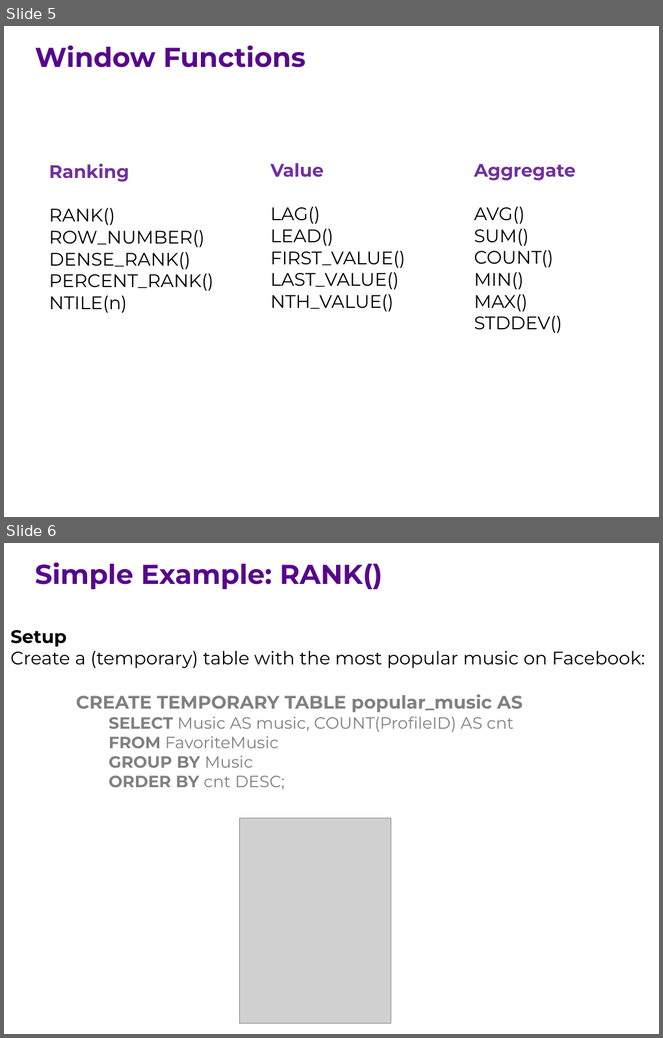
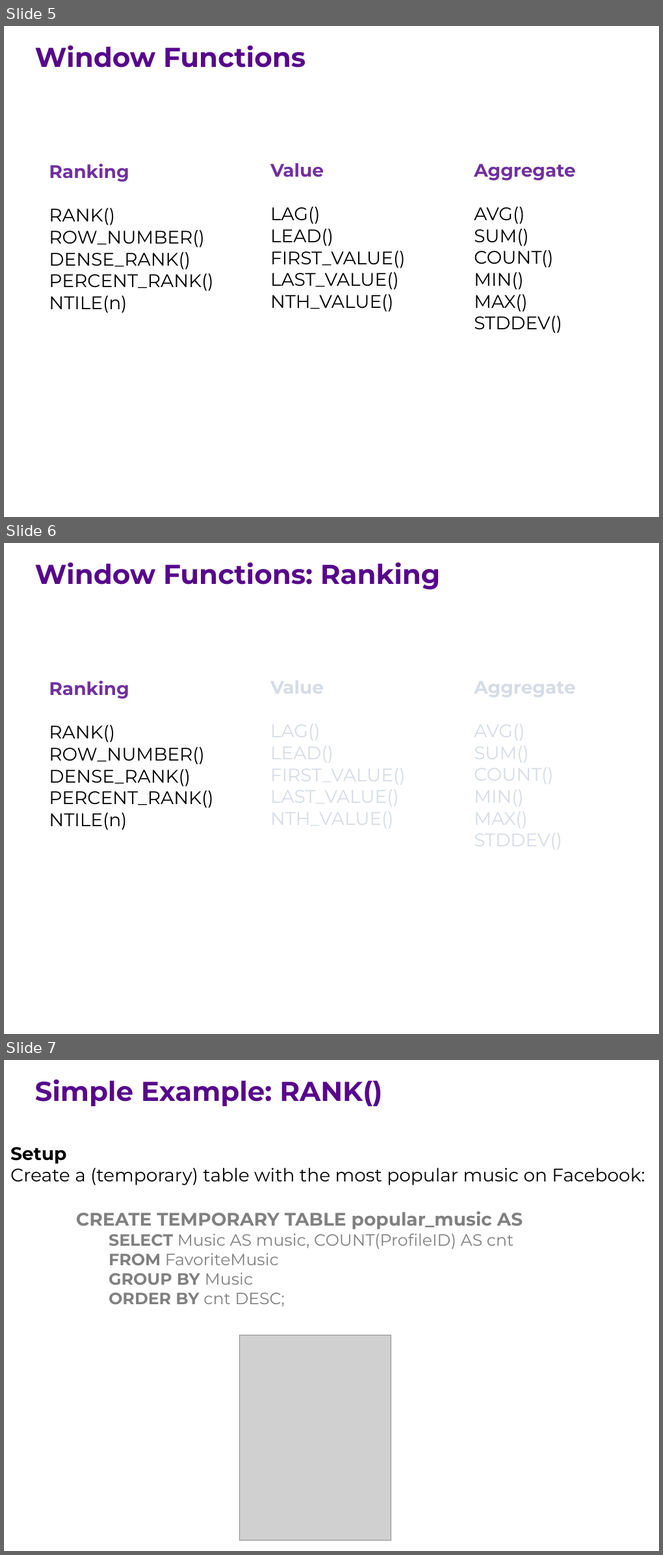
Before and after one commit to ipeirotis/introduction-to-databases, a slide deck: session7/G-Window_queries.pptx. Shown one above the other, each under a label of ours: slides 5 and 6 before the commit, slides 5, 6 and 7 after it. The pictures are 663x1038 and 663x1555 pixels, drawn with LibreOffice and Linux fonts; fonts in the diff are those of the drawing; grey boxes stand for pictures. Boxes give left, top, right and bottom in pixels: in the first picture for what was removed or moved away, otherwise in the second. Text is boxed around its words. In the diff, an @@ line names an element or a change of style, - is before the commit and + after.

```diff
--- a/session7/G-Window_queries.pptx
+++ b/session7/G-Window_queries.pptx
@@ slide 6 added at [4,543,659,1034], background #FFFFFF @@
@@ text added at [35,563,440,590], 30 pt, text #57068C, bold @@
+Window Functions: Ranking
@@ text added at [49,681,213,830], 20 pt, text #000000 @@
+Ranking
+RANK()
+ROW_NUMBER()
+DENSE_RANK()
+PERCENT_RANK()
+NTILE(n)
@@ text added at [270,681,406,828], 20 pt, text #D6DCE5 @@
+Value
+LAG()
+LEAD()
+FIRST_VALUE()
+LAST_VALUE()
+NTH_VALUE()
@@ text added at [474,681,576,850], 20 pt, text #D6DCE5 @@
+Aggregate
+AVG()
+SUM()
+COUNT()
+MIN()
+MAX()
+STDDEV()
@@ what was slide 6 is now slide 7 @@
```
Also in this commit, not shown: 3 slides changed, 2 other slides added, 1 slide removed.
